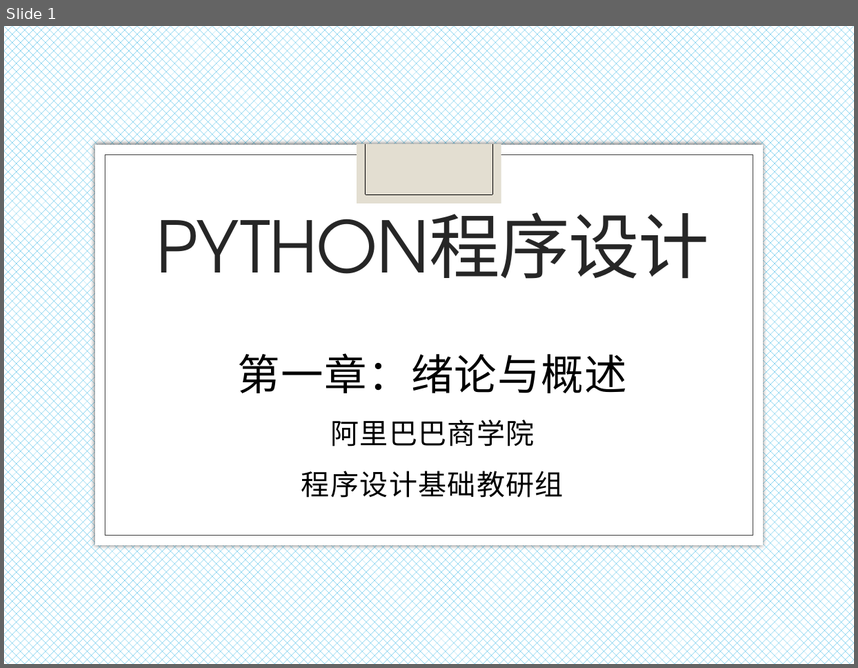
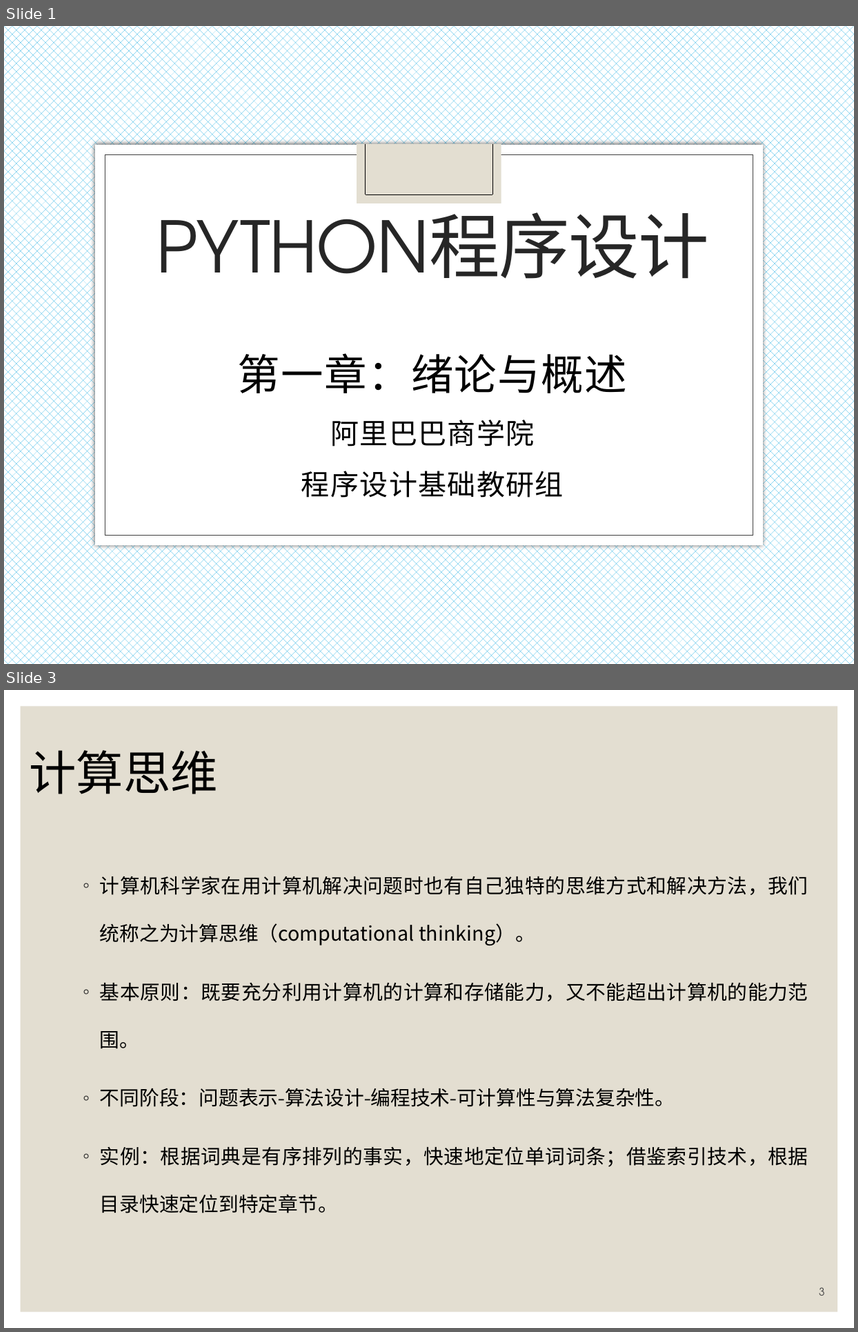
Before and after one commit to zhangjianzhang/programming_basics, a slide deck: files/slides/chapter_0_course_introduction.pptx. Shown one above the other, each under a label of ours: slide 1 before the commit, slides 1 and 3 after it; the slides between them are not shown. The pictures are 858x668 and 858x1332 pixels, drawn with LibreOffice and Linux fonts; fonts in the diff are those of the drawing; background and template pictures are left out. Boxes give left, top, right and bottom in pixels: in the first picture for what was removed or moved away, otherwise in the second. Text is boxed around its words. In the diff, an @@ line names an element or a change of style, - is before the commit and + after.

```diff
--- a/files/slides/chapter_0_course_introduction.pptx
+++ b/files/slides/chapter_0_course_introduction.pptx
@@ slide 3 added at (x1=4, y1=690, x2=854, y2=1328), background #FFFFFF @@
@@ rectangle added at (x1=20, y1=706, x2=838, y2=1312), fill #E3DED1 @@
@@ title added at (x1=30, y1=750, x2=219, y2=794), 40 pt, text #000000 @@
+计算思维
@@ text added at (x1=100, y1=876, x2=809, y2=1213), 16.8 pt, text #000000 @@
+◦ 计算机科学家在用计算机解决问题时也有自己独特的思维方式和解决方法，我们统称之为计算思维（computational thinking）。
+◦ 基本原则：既要充分利用计算机的计算和存储能力，又不能超出计算机的能力范围。
+◦ 不同阶段：问题表示-算法设计-编程技术-可计算性与算法复杂性。
+◦ 实例：根据词典是有序排列的事实，快速地定位单词词条；借鉴索引技术，根据目录快速定位到特定章节。
@@ page number added at (x1=819, y1=1287, x2=825, y2=1295), 9 pt, text #404040 @@
+3
```
Also in this commit, not shown: 8 slides changed, 8 other files.
